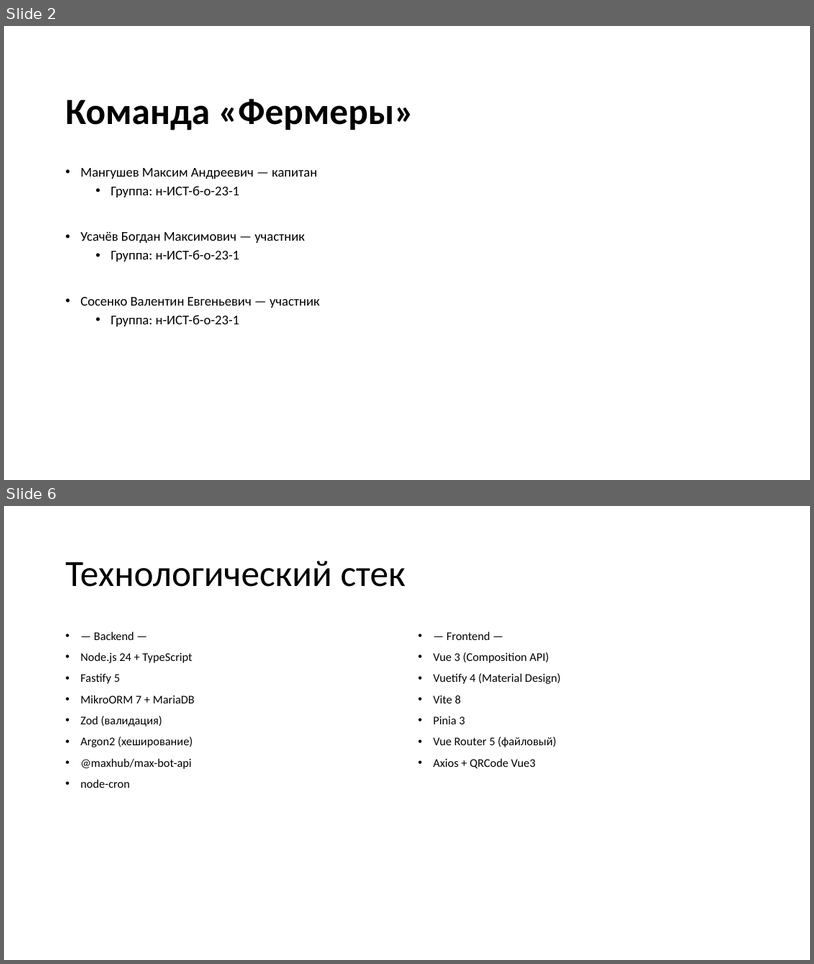
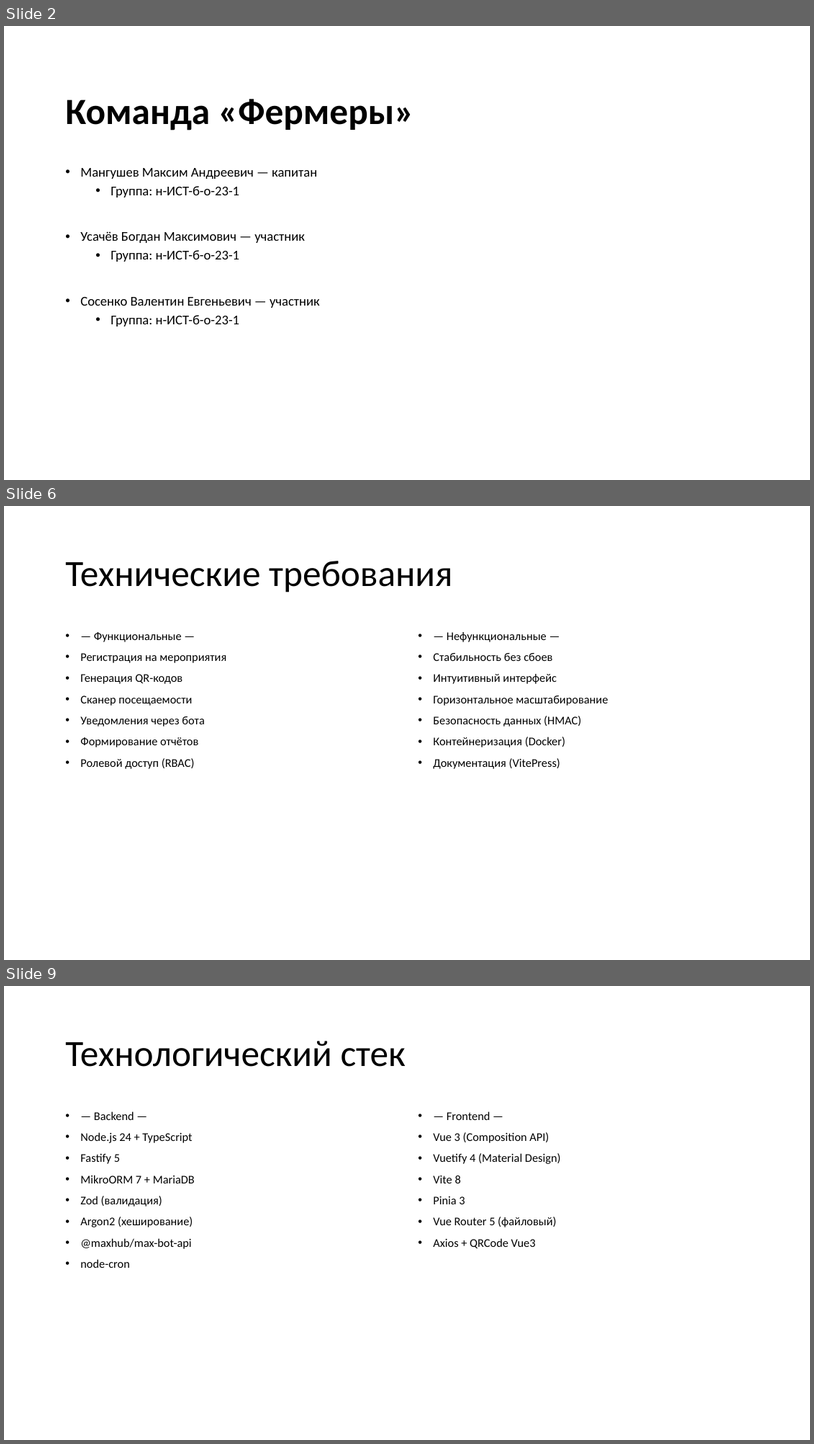
Before and after one commit to ThisIsLamer/ncfu-bot, a slide deck: Документы/Презентация_NCFU_Events.pptx. Shown one above the other, each under a label of ours: slides 2 and 6 before the commit, slides 2, 6 and 9 after it; the slides between them are not shown. The pictures are 814x964 and 814x1444 pixels, drawn with LibreOffice and Linux fonts; fonts in the diff are those of the drawing; background and template pictures are left out. Boxes give left, top, right and bottom in pixels: in the first picture for what was removed or moved away, otherwise in the second. Text is boxed around its words. In the diff, an @@ line names an element or a change of style, - is before the commit and + after.

```diff
--- a/Документы/Презентация_NCFU_Events.pptx
+++ b/Документы/Презентация_NCFU_Events.pptx
@@ slide 6 added at [4,506,810,960], background picture (left out) @@
@@ title added at [65,561,453,592], 44 pt, text #000000 @@
+Технические требования
@@ text added at [80,632,226,769], 14 pt, text #000000 @@
+• — Функциональные —
+• Регистрация на мероприятия
+• Генерация QR-кодов
+• Сканер посещаемости
+• Уведомления через бота
+• Формирование отчётов
+• Ролевой доступ (RBAC)
@@ text added at [433,632,608,769], 14 pt, text #000000 @@
+• — Нефункциональные —
+• Стабильность без сбоев
+• Интуитивный интерфейс
+• Горизонтальное масштабирование
+• Безопасность данных (HMAC)
+• Контейнеризация (Docker)
+• Документация (VitePress)
@@ what was slide 6 is now slide 9 @@
```
Also in this commit, not shown: 3 slides changed, 4 other slides added, 1 slide removed.
